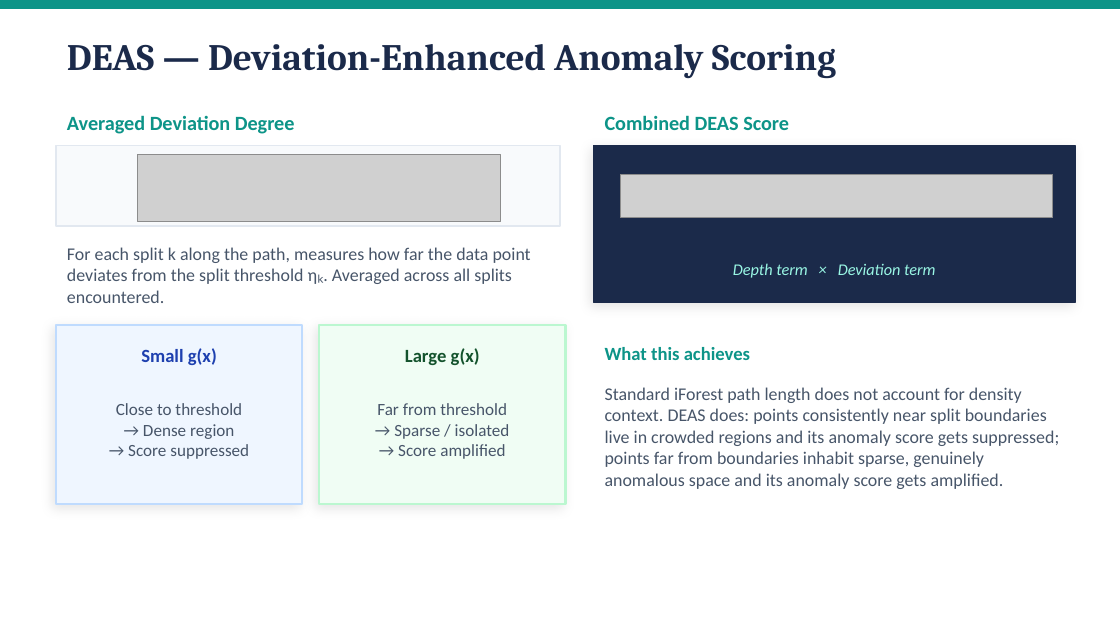
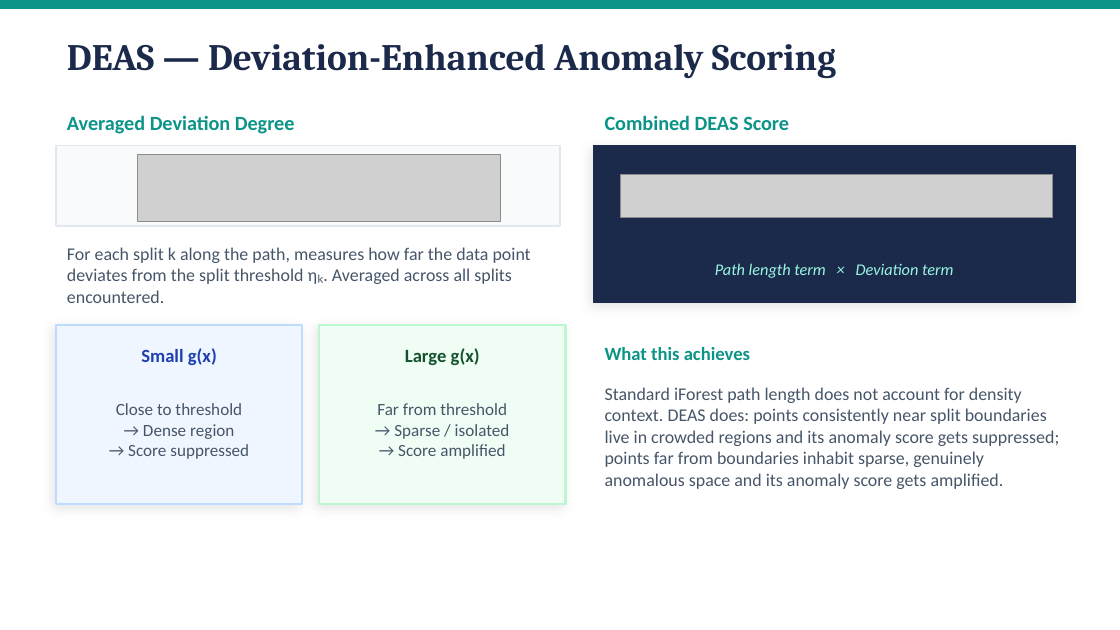
Before and after one commit to amanj4/aman-training-modules, a slide deck: slide 9 of Summary/training_review.pptx. Drawn at 1120x630 pixels with LibreOffice and Linux fonts; fonts in the diff are those of the drawing; grey boxes stand for pictures. Boxes give left, top, right and bottom in pixels: in the first picture for what was removed or moved away, otherwise in the second. Text is boxed around its words. In the diff, an @@ line names an element or a change of style, - is before the commit and + after.

```diff
--- a/Summary/training_review.pptx
+++ b/Summary/training_review.pptx
@@ text at (x1=715, y1=263, x2=953, y2=278): text changed @@
-Depth term × Deviation term
+Path length term × Deviation term
```
Also in this commit, not shown: 4 other slides changed, 1 slide removed, 2 other files.
